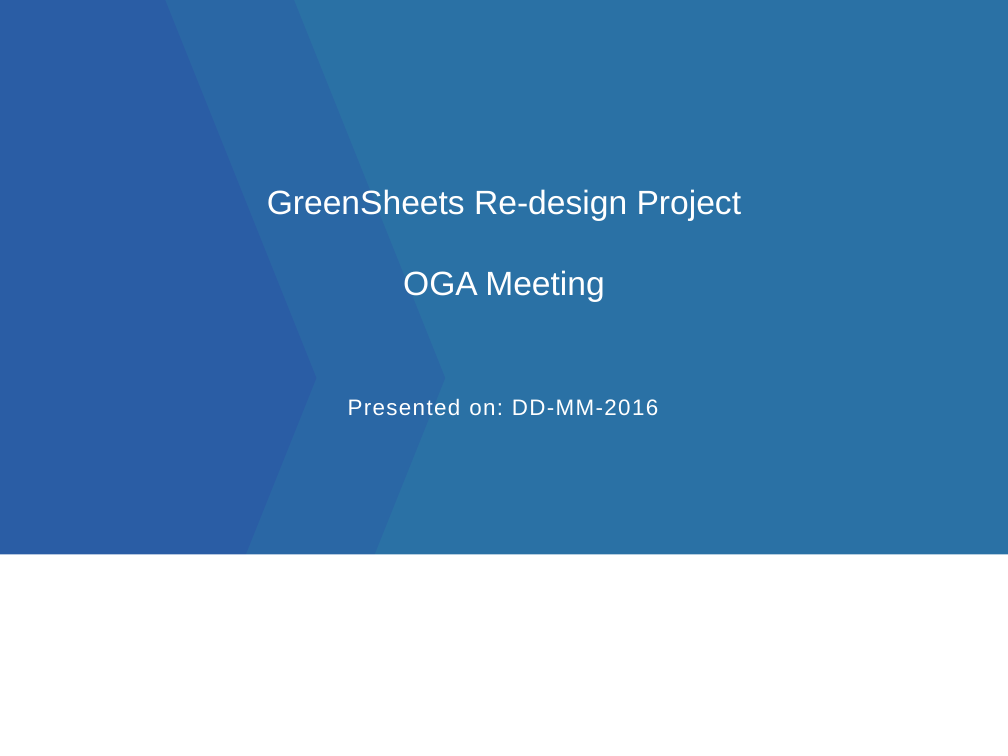
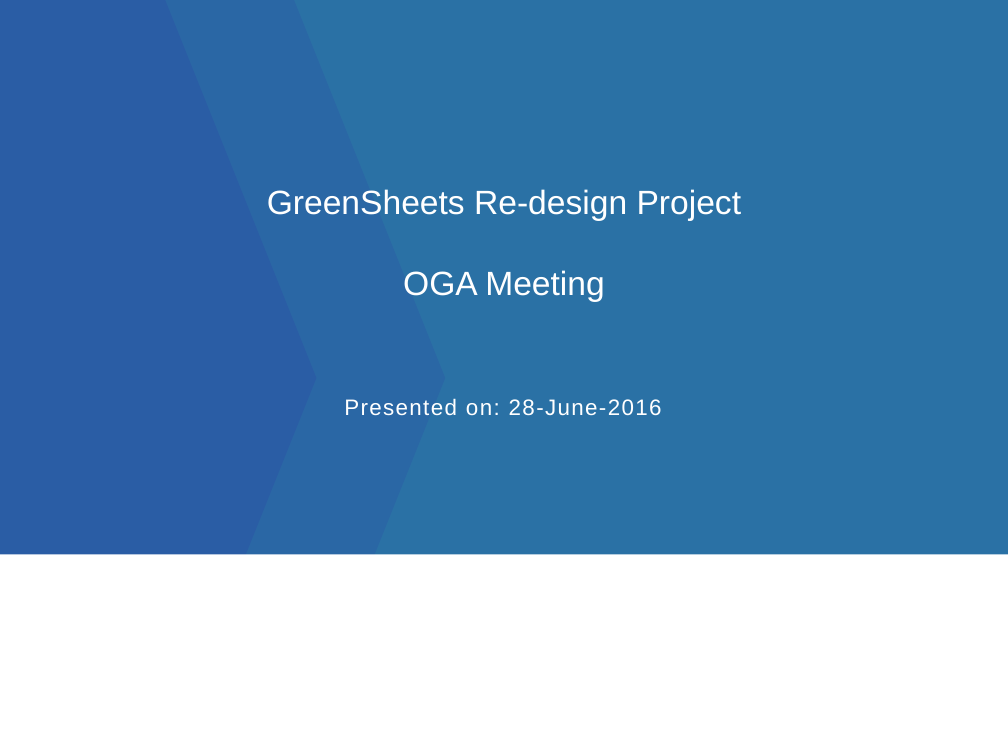
Before and after one commit to yaoh4/greensheets_classic, a slide deck: slide 1 of Requirements/Presentations/GreenSheets OGA presentation_version 1.pptx. Drawn at 1008x756 pixels with LibreOffice and Linux fonts; fonts in the diff are those of the drawing; background and template pictures are left out. Boxes give left, top, right and bottom in pixels: in the first picture for what was removed or moved away, otherwise in the second. Text is boxed around its words. In the diff, an @@ line names an element or a change of style, - is before the commit and + after.

Commit message:
added changes after meeting with OGA related to prod issues

```diff
--- a/Requirements/Presentations/GreenSheets OGA presentation_version 1.pptx
+++ b/Requirements/Presentations/GreenSheets OGA presentation_version 1.pptx
@@ subtitle at <box>344,398,662,416</box>: text changed @@
-Presented on: DD-MM-2016
+Presented on: 28-June-2016
```
Also in this commit, not shown: 3 other slides changed.
